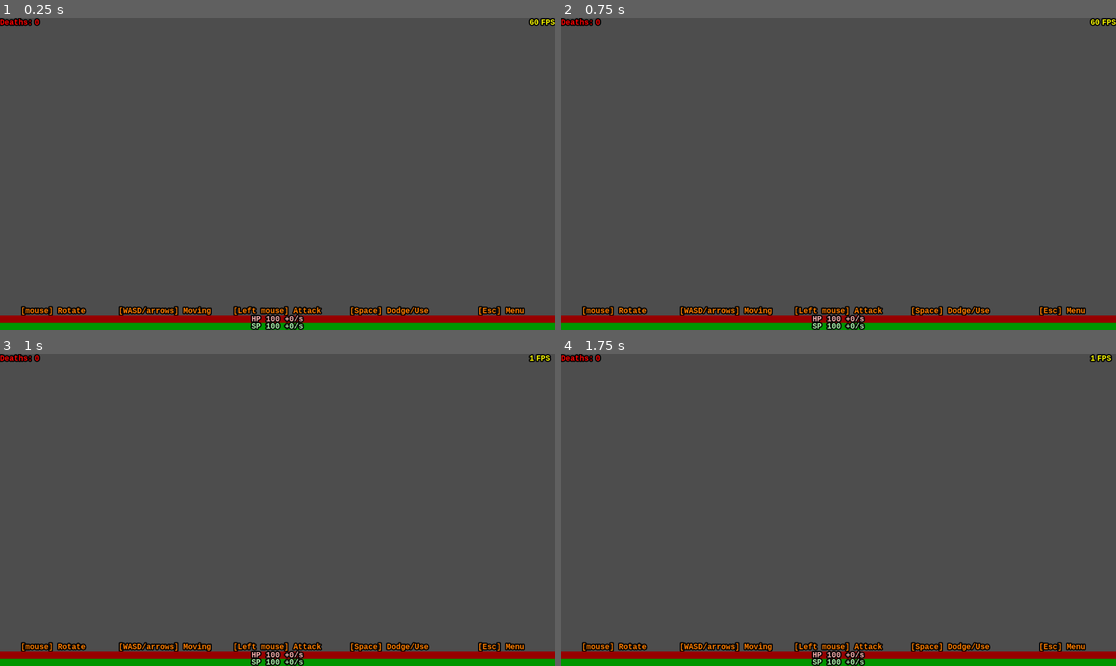
Above: before the commit, frames 1-4 (two rows, left to right).
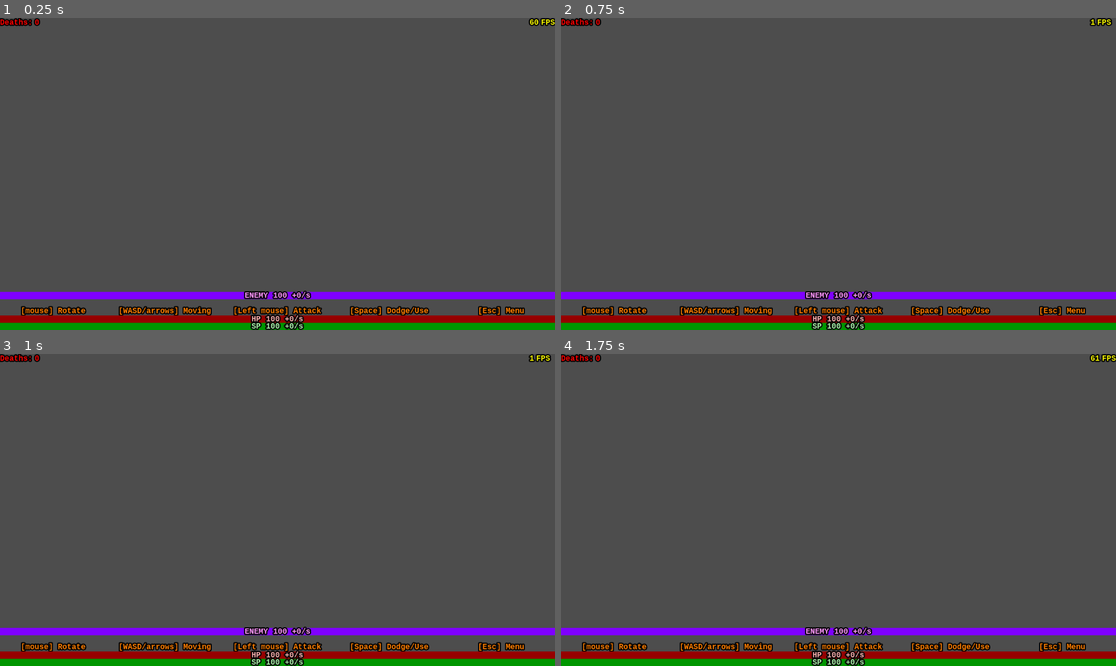
Above: after the commit, the same moments.

Repository: ssproink/TrueHero
Game: Godot game, scene res://core/hud.tscn
Two runs of this game, one before a commit and one after it. Both use one fixed random seed, a clock stepped at 60 frames per second and the inputs below. This scene is started directly instead of the project's main scene.
Inputs (mouse positions are in pixels of both pictures, inside the frame that each line leads up to):
- Up to frame 1 (0.25 s): no input
- Up to frame 2 (0.75 s): tap Enter (ui_accept) at 0.5 s; move the mouse to (960, 158) at 0.52 s; hold Right (ui_right) from 0.53 s (still down); click (960, 158) at 0.6 s
- Up to frame 3 (1 s): keep holding Right (ui_right); tap Enter (ui_accept) at 0.77 s
- Up to frame 4 (1.75 s): tap Enter (ui_accept) at 1.25, 1.52 s; move the mouse to (727, 525) at 1.27 s; release Right (ui_right) at 1.28 s; hold Down (ui_down) from 1.28 s (still down); click (727, 525) at 1.35 s

The runs differ from the first frame. In frame 1, 2.5% of the frame differs, in the area x 0-100%, y 87-91%; in frame 2, 2.5%; in frame 3, 2.5%; in frame 4, 2.5%, in the area x 0-100%, y 0-91%.

Commit message:
Enemy HP bar.

Diff:
--- a/core/hud.gd
+++ b/core/hud.gd
@@ -9,6 +9,22 @@
 			true_hero.SPChanged.connect(sp_changed)
 			$Bars/SPBar/Labels/ValueRegeneration.text = tr("+%dPER_SEC" % true_hero.sp_regen)
 
+@export var boss : Entity :
+	set(another_boss):
+		if another_boss != boss and boss != null:
+			boss.HPChanged.disconnect(boss_hp_changed)
+		boss = another_boss
+		if boss == null:
+			$Bars/EnemyBar.visible = false
+		else:
+			$Bars/EnemyBar.visible = true
+			boss.HPChanged.connect(boss_hp_changed)
+			$Bars/EnemyBar/Labels/ValueRegeneration.text = tr("+%dPER_SEC" % boss.hp_regen)
+
+func boss_hp_changed():
+	$Bars/EnemyBar.value = boss.hp
+	$Bars/EnemyBar/Labels/Value.text = str(boss.hp)
+
 func hp_changed():
 	$Bars/HPBar.value = true_hero.hp
 	$Bars/HPBar/Labels/Value.text = str(true_hero.hp)
--- a/core/hud.tscn
+++ b/core/hud.tscn
@@ -1,7 +1,10 @@
-[gd_scene load_steps=5 format=3 uid="uid://by1484ld7qbxg"]
+[gd_scene load_steps=6 format=3 uid="uid://by1484ld7qbxg"]
 
 [ext_resource type="Script" path="res://core/hud.gd" id="1_0tt2l"]
 [ext_resource type="Theme" uid="uid://mw3xbgvcfa5s" path="res://core/hud_theme.tres" id="1_qfcvq"]
+
+[sub_resource type="StyleBoxFlat" id="StyleBoxFlat_b3phh"]
+bg_color = Color(0.498039, 0, 1, 1)
 
 [sub_resource type="StyleBoxFlat" id="StyleBoxFlat_8gb47"]
 bg_color = Color(0.588235, 0, 0, 1)
@@ -29,58 +32,16 @@
 grow_vertical = 0
 theme = ExtResource("1_qfcvq")
 
-[node name="ControlsTip" type="HBoxContainer" parent="Bars"]
-layout_mode = 2
-
-[node name="Rotate" type="Label" parent="Bars/ControlsTip"]
-layout_mode = 2
-size_flags_horizontal = 3
-theme_override_colors/font_color = Color(1, 0.498039, 0, 1)
-text = "TIP_ROTATE"
-horizontal_alignment = 1
-
-[node name="Moving" type="Label" parent="Bars/ControlsTip"]
-layout_mode = 2
-size_flags_horizontal = 3
-theme = ExtResource("1_qfcvq")
-theme_override_colors/font_color = Color(1, 0.498039, 0, 1)
-text = "TIP_MOVING"
-horizontal_alignment = 1
-
-[node name="Attack" type="Label" parent="Bars/ControlsTip"]
-layout_mode = 2
-size_flags_horizontal = 3
-theme = ExtResource("1_qfcvq")
-theme_override_colors/font_color = Color(1, 0.498039, 0, 1)
-text = "TIP_ATTACK"
-horizontal_alignment = 1
-
-[node name="DodgeOrUse" type="Label" parent="Bars/ControlsTip"]
-layout_mode = 2
-size_flags_horizontal = 3
-theme = ExtResource("1_qfcvq")
-theme_override_colors/font_color = Color(1, 0.498039, 0, 1)
-text = "TIP_DODGE_OR_USE"
-horizontal_alignment = 1
-
-[node name="Menu" type="Label" parent="Bars/ControlsTip"]
-layout_mode = 2
-size_flags_horizontal = 3
-theme = ExtResource("1_qfcvq")
-theme_override_colors/font_color = Color(1, 0.498039, 0, 1)
-text = "TIP_MENU"
-horizontal_alignment = 1
-
-[node name="HPBar" type="ProgressBar" parent="Bars"]
+[node name="EnemyBar" type="ProgressBar" parent="Bars"]
 custom_minimum_size = Vector2(0, 15)
 layout_mode = 2
 size_flags_vertical = 1
-theme_override_styles/fill = SubResource("StyleBoxFlat_8gb47")
+theme_override_styles/fill = SubResource("StyleBoxFlat_b3phh")
 step = 1.0
 value = 100.0
 show_percentage = false
 
-[node name="Labels" type="HBoxContainer" parent="Bars/HPBar"]
+[node name="Labels" type="HBoxContainer" parent="Bars/EnemyBar"]
 layout_mode = 1
 anchors_preset = 8
 anchor_left = 0.5
@@ -94,34 +55,80 @@
 grow_horizontal = 2
 grow_vertical = 2
 
-[node name="BarName" type="Label" parent="Bars/HPBar/Labels"]
-layout_mode = 2
-theme = ExtResource("1_qfcvq")
-theme_override_colors/font_color = Color(1, 0.7, 0.7, 1)
-text = "HP"
-
-[node name="Value" type="Label" parent="Bars/HPBar/Labels"]
-layout_mode = 2
-theme = ExtResource("1_qfcvq")
-theme_override_colors/font_color = Color(1, 0.7, 0.7, 1)
+[node name="BarName" type="Label" parent="Bars/EnemyBar/Labels"]
+layout_mode = 2
+theme = ExtResource("1_qfcvq")
+theme_override_colors/font_color = Color(1, 0.588235, 1, 1)
+text = "ENEMY"
+
+[node name="Value" type="Label" parent="Bars/EnemyBar/Labels"]
+layout_mode = 2
+theme = ExtResource("1_qfcvq")
+theme_override_colors/font_color = Color(1, 0.588235, 1, 1)
 text = "100"
 
-[node name="ValueRegeneration" type="Label" parent="Bars/HPBar/Labels"]
-layout_mode = 2
-theme = ExtResource("1_qfcvq")
-theme_override_colors/font_color = Color(1, 0.7, 0.7, 1)
+[node name="ValueRegeneration" type="Label" parent="Bars/EnemyBar/Labels"]
+layout_mode = 2
+theme = ExtResource("1_qfcvq")
+theme_override_colors/font_color = Color(1, 0.588235, 1, 1)
 text = "+0/s"
 
-[node name="SPBar" type="ProgressBar" parent="Bars"]
+[node name="Placeholder" type="Control" parent="Bars"]
+custom_minimum_size = Vector2(0, 15)
+layout_mode = 2
+
+[node name="ControlsTip" type="HBoxContainer" parent="Bars"]
+layout_mode = 2
+
+[node name="Rotate" type="Label" parent="Bars/ControlsTip"]
+layout_mode = 2
+size_flags_horizontal = 3
+theme_override_colors/font_color = Color(1, 0.498039, 0, 1)
+text = "TIP_ROTATE"
+horizontal_alignment = 1
+
+[node name="Moving" type="Label" parent="Bars/ControlsTip"]
+layout_mode = 2
+size_flags_horizontal = 3
+theme = ExtResource("1_qfcvq")
+theme_override_colors/font_color = Color(1, 0.498039, 0, 1)
+text = "TIP_MOVING"
+horizontal_alignment = 1
+
+[node name="Attack" type="Label" parent="Bars/ControlsTip"]
+layout_mode = 2
+size_flags_horizontal = 3
+theme = ExtResource("1_qfcvq")
+theme_override_colors/font_color = Color(1, 0.498039, 0, 1)
+text = "TIP_ATTACK"
+horizontal_alignment = 1
+
+[node name="DodgeOrUse" type="Label" parent="Bars/ControlsTip"]
+layout_mode = 2
+size_flags_horizontal = 3
+theme = ExtResource("1_qfcvq")
+theme_override_colors/font_color = Color(1, 0.498039, 0, 1)
+text = "TIP_DODGE_OR_USE"
+horizontal_alignment = 1
+
+[node name="Menu" type="Label" parent="Bars/ControlsTip"]
+layout_mode = 2
+size_flags_horizontal = 3
+theme = ExtResource("1_qfcvq")
+theme_override_colors/font_color = Color(1, 0.498039, 0, 1)
+text = "TIP_MENU"
+horizontal_alignment = 1
+
+[node name="HPBar" type="ProgressBar" parent="Bars"]
 custom_minimum_size = Vector2(0, 15)
 layout_mode = 2
 size_flags_vertical = 1
-theme_override_styles/fill = SubResource("StyleBoxFlat_4nwmb")
+theme_override_styles/fill = SubResource("StyleBoxFlat_8gb47")
 step = 1.0
 value = 100.0
 show_percentage = false
 
-[node name="Labels" type="HBoxContainer" parent="Bars/SPBar"]
+[node name="Labels" type="HBoxContainer" parent="Bars/HPBar"]
 layout_mode = 1
 anchors_preset = 8
 anchor_left = 0.5
@@ -135,6 +142,47 @@
 grow_horizontal = 2
 grow_vertical = 2
 
+[node name="BarName" type="Label" parent="Bars/HPBar/Labels"]
+layout_mode = 2
+theme = ExtResource("1_qfcvq")
+theme_override_colors/font_color = Color(1, 0.7, 0.7, 1)
+text = "HP"
+
+[node name="Value" type="Label" parent="Bars/HPBar/Labels"]
+layout_mode = 2
+theme = ExtResource("1_qfcvq")
+theme_override_colors/font_color = Color(1, 0.7, 0.7, 1)
+text = "100"
+
+[node name="ValueRegeneration" type="Label" parent="Bars/HPBar/Labels"]
+layout_mode = 2
+theme = ExtResource("1_qfcvq")
+theme_override_colors/font_color = Color(1, 0.7, 0.7, 1)
+text = "+0/s"
+
+[node name="SPBar" type="ProgressBar" parent="Bars"]
+custom_minimum_size = Vector2(0, 15)
+layout_mode = 2
+size_flags_vertical = 1
+theme_override_styles/fill = SubResource("StyleBoxFlat_4nwmb")
+step = 1.0
+value = 100.0
+show_percentage = false
+
+[node name="Labels" type="HBoxContainer" parent="Bars/SPBar"]
+layout_mode = 1
+anchors_preset = 8
+anchor_left = 0.5
+anchor_top = 0.5
+anchor_right = 0.5
+anchor_bottom = 0.5
+offset_left = -54.0
+offset_top = -9.5
+offset_right = 54.0
+offset_bottom = 9.5
+grow_horizontal = 2
+grow_vertical = 2
+
 [node name="BarName" type="Label" parent="Bars/SPBar/Labels"]
 layout_mode = 2
 theme = ExtResource("1_qfcvq")
@@ -200,6 +248,7 @@
 text = "FPS"
 
 [node name="FPSRefreshTimer" type="Timer" parent="FPSCounter"]
+wait_time = 0.5
 autostart = true
 
 [connection signal="timeout" from="FPSCounter/FPSRefreshTimer" to="." method="_on_fps_refresh_timer_timeout"]
Not shown, changed: export_presets.cfg
